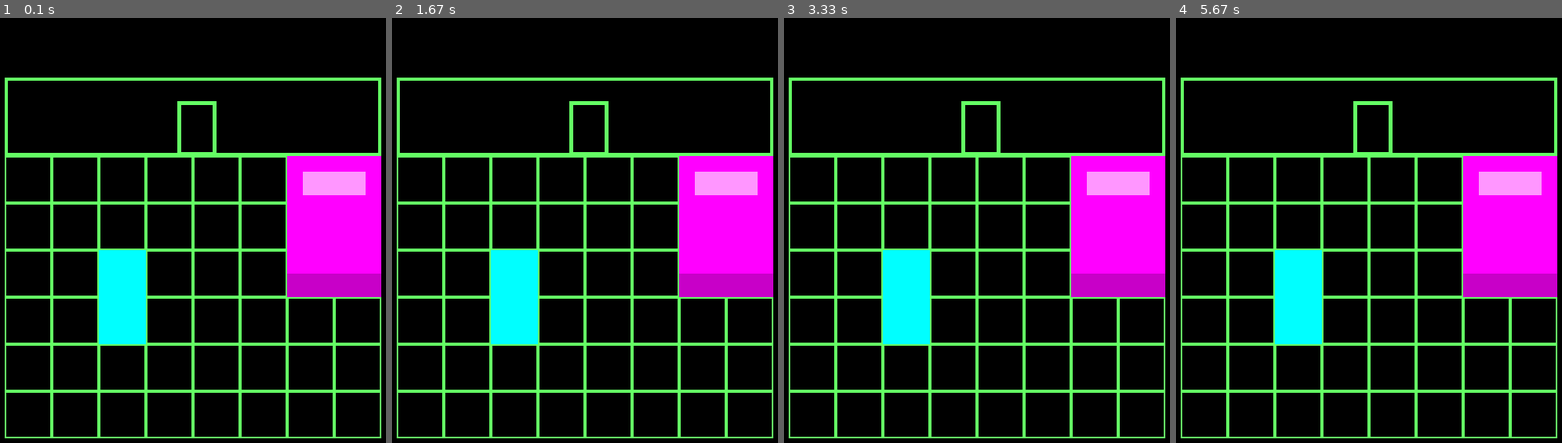
Above: before the commit, frames 1-4 (left to right).
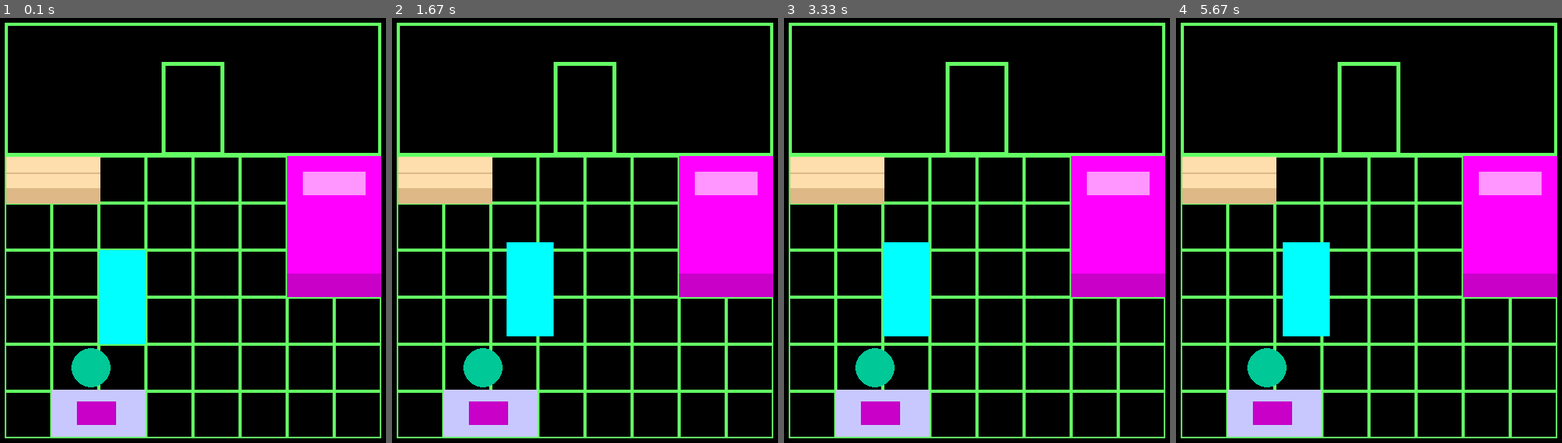
Above: after the commit, the same moments.

Repository: smoreys/Game
Game: pygame game, started from bedroom.py
The game is run twice, just before and just after one commit, with the same random seed, the same clock (stepped at 60 frames per second) and the same inputs.
Inputs:
- Up to frame 1 (0.1 s): no input
- Up to frame 2 (1.67 s): hold D 0.33-0.8 s; hold W 0.83-1.13 s; hold D 1.17-1.63 s
- Up to frame 3 (3.33 s): hold A 1.67-2.2 s; hold S 2.23-2.53 s; hold A 2.57-2.97 s; hold W from 3 s (still down)
- Up to frame 4 (5.67 s): release W at 3.37 s; hold D 3.4-4.03 s; hold S 4.07-4.43 s; hold A 4.47-4.93 s; hold D 4.97-5.43 s; hold W from 5.47 s (still down)

The runs differ from the first frame. In frame 1, 8.6% of the frame differs, in the area x 1-99%, y 1-99%; in frame 2, 11%; in frame 3, 9.1%; in frame 4, 9.9%.

Commit message:
Update bedroom.py
Добавила интерьера в комнату, заставила перса двигаться

Diff:
--- a/bedroom.py
+++ b/bedroom.py
@@ -8,6 +8,7 @@
         self.top = 250
         self.cell_size = 60
         self.room_locked = True #дверь открыта - False, дверь закрыта - True, если открыта, то уровень пройден
+        self.box_close = True
 
     def set_view(self, left, top, cell_size):
         self.left = left
@@ -19,28 +20,37 @@
         if self.room_locked:
             x = pygame.Color(100, 255, 100)
             # рисуем дверь закрытую
-            pygame.draw.rect(screen, x, (self.left + 220, self.top - 70, 50, 70), 5)
+            pygame.draw.rect(screen, x, (self.left + 200, self.top - 120, 80, 120), 5)
         else:
             x = pygame.Color(0, 170, 255)
             # рисуем дверь открытую
-            pygame.draw.rect(screen, x, (self.left + 220, self.top - 70, 50, 70), 5)
-            pygame.draw.line(screen, x, (self.left + 220, self.top - 70), (self.left + 240, self.top - 50), 5)
-            pygame.draw.line(screen, x, (self.left + 220, self.top), (self.left + 240, self.top - 20), 5)
-            pygame.draw.line(screen, x, (self.left + 240, self.top - 50), (self.left + 240, self.top - 20), 5)
+            pygame.draw.rect(screen, x, (self.left + 200, self.top - 120, 80, 120), 5)
+            pygame.draw.line(screen, x, (self.left + 200, self.top - 120), (self.left + 220, self.top - 80), 5)
+            pygame.draw.line(screen, x, (self.left + 200, self.top), (self.left + 220, self.top - 20), 5)
+            pygame.draw.line(screen, x, (self.left + 220, self.top - 20), (self.left + 220, self.top - 80), 5)
         for i in range(self.height):  #рисуем поле
             for j in range(self.width):
                 pygame.draw.rect(screen, x, (self.cell_size * j + self.left,
                                                                       self.cell_size * i + self.top, self.cell_size,
                                                                       self.cell_size), 2)
-                # рисуем кровать
-        pygame.draw.rect(screen, x, (self.left, self.top - 100, 480, 100), 4)
+
+        pygame.draw.rect(screen, x, (self.left, self.top - 170, 480, 170), 4) #стена с дверью
+        # рисуем кровать
         pygame.draw.rect(screen, pygame.Color(255, 0, 255), (6 * self.cell_size + self.left, self.top, 2 * self.cell_size, 3 * self.cell_size))
         pygame.draw.rect(screen, pygame.Color(200, 0, 200), (6 * self.cell_size + self.left, self.top + 150, 2 * self.cell_size, 0.5 * self.cell_size))
         pygame.draw.rect(screen, pygame.Color(255, 150, 255), (6 * self.cell_size + self.left + 20, self.top + 20, 2 * self.cell_size - 40, 0.5 * self.cell_size))
-
-    def get_rect(self, x, y):
-        one = (x - self.top) // self.cell_size
-        sec = (y - self.left) // self.cell_size
+        #рисуем стол с компом и стулом
+        pygame.draw.rect(screen, pygame.Color(200, 200, 255), (self.cell_size + self.left, self.top + self.cell_size * 5 - 2, 120, 60))
+        pygame.draw.rect(screen, pygame.Color(200, 0, 200), (1.5 * self.cell_size + self.left + 2, self.top + self.cell_size * 5.25 - 2, 50, 30))
+        pygame.draw.circle(screen, pygame.Color(0, 200, 150), (2 * self.cell_size + self.left - 10, self.top + self.cell_size * 5 - 30), 25)
+        # ща буит магия и появится коробка с секретиками:)
+        pygame.draw.rect(screen, pygame.Color(255, 222, 173), (self.left + 2.5, self.top + 1, 120, 60))
+        pygame.draw.rect(screen, pygame.Color(222, 184, 135), (self.left + 2.5, self.top + 1 + 40, 120, 20))
+        if self.box_close: #чекаем открыта коробка или закрыта
+            pygame.draw.line(screen, pygame.Color(222, 184, 135), (self.left + 2.5, self.top + 1 + 20), (self.left + 2.5 + 119, self.top + 1 + 20), 2)
+        else:
+            pygame.draw.rect(screen, pygame.Color(222, 184, 135), (self.left + 2.5, self.top + 1, 120, 60))
+            pygame.draw.rect(screen, pygame.Color(159, 130, 90), (self.left + 2.5 + 10, self.top + 1 + 20, 100, 20))
 
 
 class Hero:
@@ -49,8 +59,26 @@
         self.top = 250
         self.cell_size = 60
         # героя на норм картинку поменяем позже
-        self.hero = (screen, pygame.Color(0, 255, 255), (self.left + 120, self.top + 120, 60, 120))
-        pygame.draw.rect(*self.hero)
+        self.hero = [[self.left + 120, self.top + 120], [60, 120]]
+
+    def get_rect(self, x, y):
+        one = (x - self.top) // self.cell_size
+        sec = (y - self.left) // self.cell_size
+        return one, sec
+
+    def drawing(self):
+        pygame.draw.rect(screen, pygame.Color(0, 255, 255), (self.hero[0][0], self.hero[0][1],
+                            self.hero[1][0], self.hero[1][1]))
+
+    def moving(self, click):
+        if click == 'w' and self.hero[0][1] >= self.top - 60:
+            self.hero[0][1] -= 10
+        elif click == 'a' and self.hero[0][0] >= self.left + 10:
+            self.hero[0][0] -= 10
+        elif click == 's' and self.hero[0][1] <= self.top + self.cell_size * 4 - 10:
+            self.hero[0][1] += 10
+        elif click == 'd' and self.hero[0][0] <= self.left + self.cell_size * 7 - 10:
+            self.hero[0][0] += 10
 
 
 if __name__ == '__main__':
@@ -60,11 +88,24 @@
     screen = pygame.display.set_mode(size)
     board = Board(8, 6)
     running = True
+    screen.fill((0, 0, 0))
+    board.render(screen)
+    hero = Hero()
+    hero.drawing()
     while running:
         for event in pygame.event.get():
             if event.type == pygame.QUIT:
                 running = False
-        screen.fill((0, 0, 0))
-        board.render(screen)
-        hero = Hero()
+            if event.type == pygame.KEYDOWN:
+                if event.key == 119:
+                    hero.moving('w')
+                elif event.key == 97:
+                    hero.moving('a')
+                elif event.key == 115:
+                    hero.moving('s')
+                elif event.key == 100:
+                    hero.moving('d')
+                screen.fill((0, 0, 0))
+                board.render(screen)
+                hero.drawing()
         pygame.display.flip()
